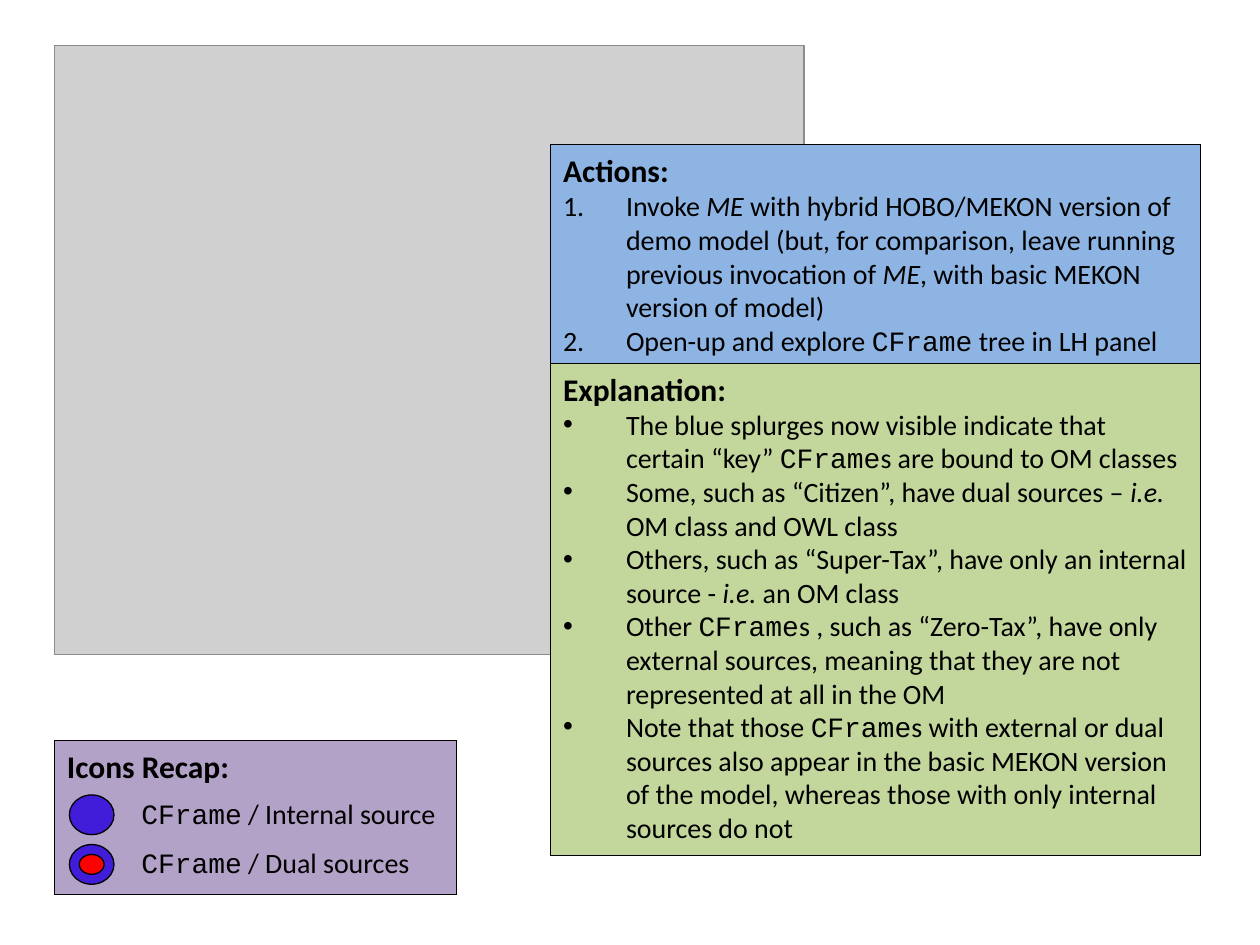
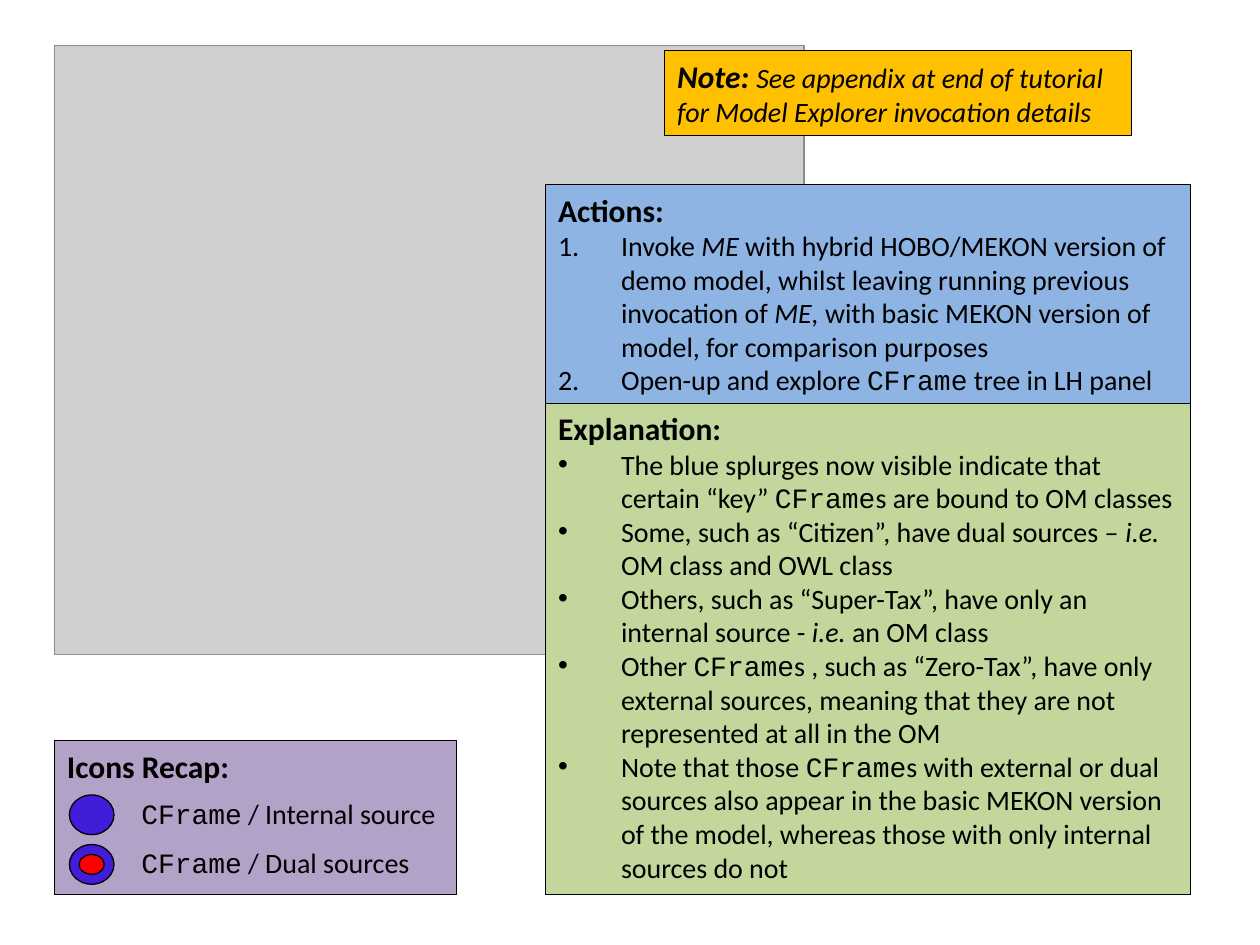
Before and after one commit to colin-puleston/mekon-hobo, a slide deck: slide 23 of docs/MEKON-HOBO Introductory Tutorial.pptx. Drawn at 1260x945 pixels with LibreOffice and Linux fonts; fonts in the diff are those of the drawing; grey boxes stand for pictures. Boxes give left, top, right and bottom in pixels: in the first picture for what was removed or moved away, otherwise in the second. Text is boxed around its words. In the diff, an @@ line names an element or a change of style, - is before the commit and + after.

```diff
--- a/docs/MEKON-HOBO Introductory Tutorial.pptx
+++ b/docs/MEKON-HOBO Introductory Tutorial.pptx
@@ rectangle added at box(665, 50, 1131, 135), fill #FFC000, outline #000000 0.75 pt, 16 pt, text #000000, italic @@
+Note: See appendix at end of tutorial for Model Explorer invocation details
@@ rectangle "Actions:": place and size @@
-rectangle "Actions:" at box(551, 145, 1201, 365)
+rectangle "Actions:" at box(546, 185, 1191, 406)
@@ text in rectangle at box(621, 236, 1165, 362): text changed @@
-1. Invoke ME with hybrid HOBO/MEKON version of demo model (but, for comparison, leave running previous invocation of ME, with basic MEKON version of model)
+1. Invoke ME with hybrid HOBO/MEKON version of demo model, whilst leaving running previous invocation of ME, with basic MEKON version of model, for comparison purposes
@@ rectangle "Explanation:": place and size @@
-rectangle "Explanation:" at box(551, 363, 1201, 854)
+rectangle "Explanation:" at box(546, 403, 1191, 895)
```
Also in this commit, not shown: 1 other slide changed.
